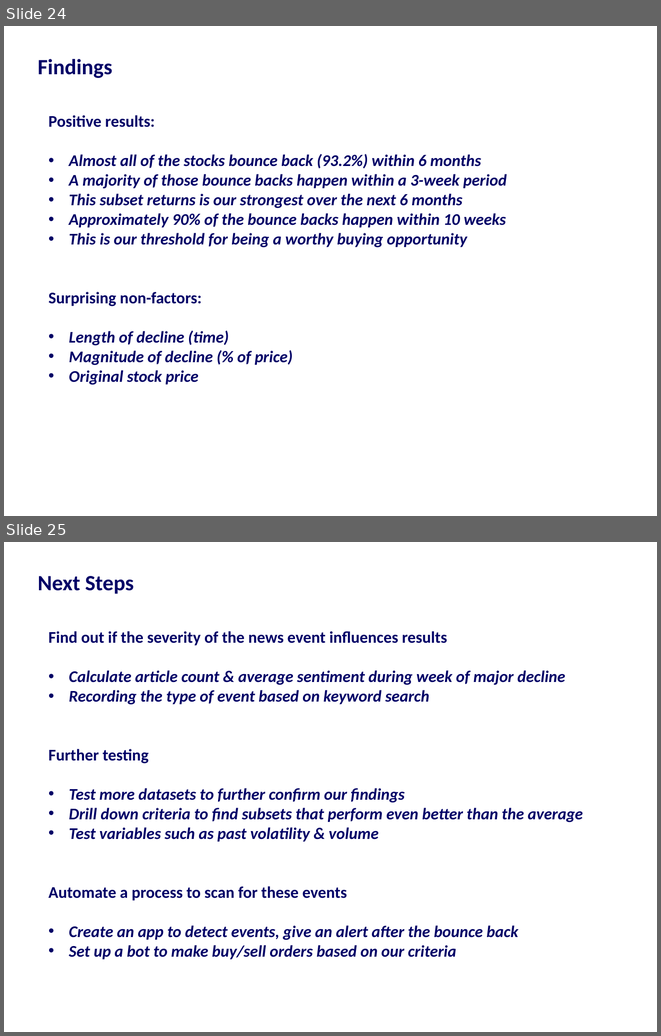
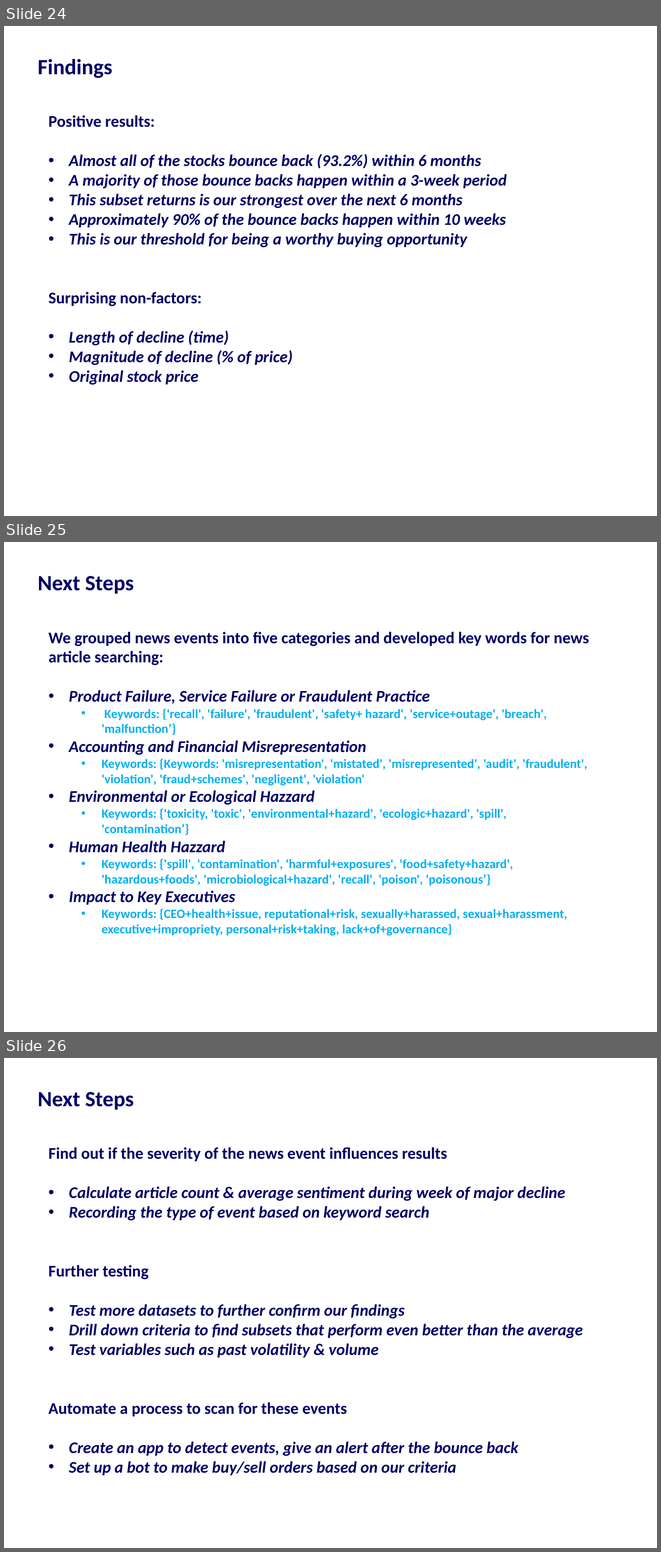
Before and after one commit to harshil753/Bounce_Back, a slide deck: Bounce_Back 24012018v1.pptx. Shown one above the other, each under a label of ours: slides 24 and 25 before the commit, slides 24, 25 and 26 after it. The pictures are 661x1036 and 661x1552 pixels, drawn with LibreOffice and Linux fonts; fonts in the diff are those of the drawing. Boxes give left, top, right and bottom in pixels: in the first picture for what was removed or moved away, otherwise in the second. Text is boxed around its words. In the diff, an @@ line names an element or a change of style, - is before the commit and + after.

```diff
--- a/Bounce_Back 24012018v1.pptx
+++ b/Bounce_Back 24012018v1.pptx
@@ slide 25 added at <box>4,542,657,1032</box>, background #FFFFFF @@
@@ title added at <box>38,576,134,594</box>, 24 pt, text #000066, bold @@
+Next Steps
@@ text added at <box>49,632,589,935</box>, 14 pt, text #00B0F0, bold @@
+We grouped news events into five categories and developed key words for news article searching:
+• Product Failure, Service Failure or Fraudulent Practice
+  • Keywords: {'recall', 'failure', 'fraudulent', 'safety+ hazard', 'service+outage', 'breach', 'malfunction’}
+• Accounting and Financial Misrepresentation
+  • Keywords: {Keywords: 'misrepresentation', 'mistated', 'misrepresented', 'audit', 'fraudulent', 'violation', 'fraud+schemes', 'negligent', 'violation'
+• Environmental or Ecological Hazzard
+  • Keywords: {'toxicity, 'toxic', 'environmental+hazard', 'ecologic+hazard', 'spill', 'contamination’}
+• Human Health Hazzard
+  • Keywords: {'spill', 'contamination', 'harmful+exposures', 'food+safety+hazard', 'hazardous+foods', 'microbiological+hazard', 'recall', 'poison', 'poisonous’}
+• Impact to Key Executives
+  • Keywords: {CEO+health+issue, reputational+risk, sexually+harassed, sexual+harassment, executive+impropriety, personal+risk+taking, lack+of+governance}
@@ what was slide 25 is now slide 26 @@
```
Also in this commit, not shown: 6 slides changed, 1 other slide added.
